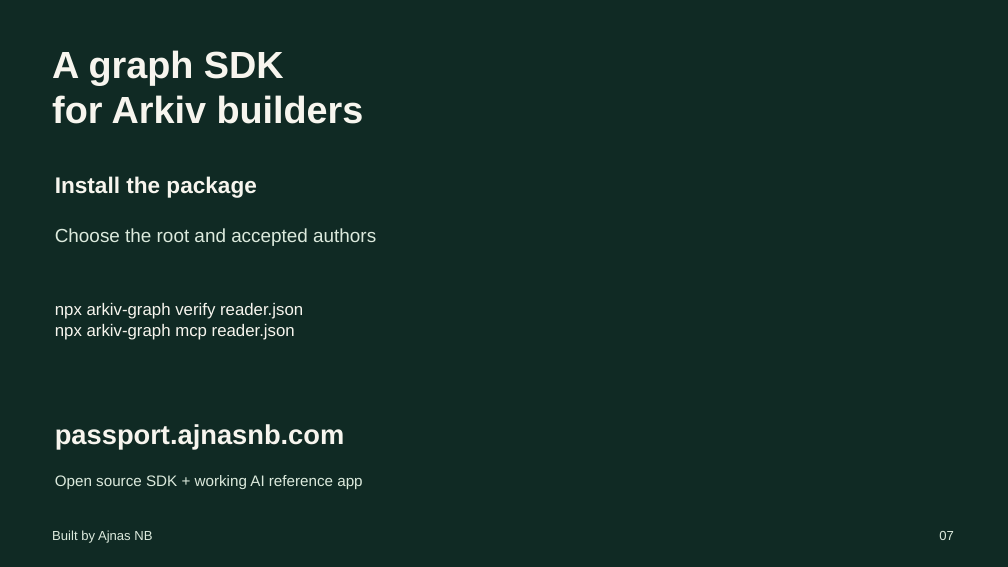
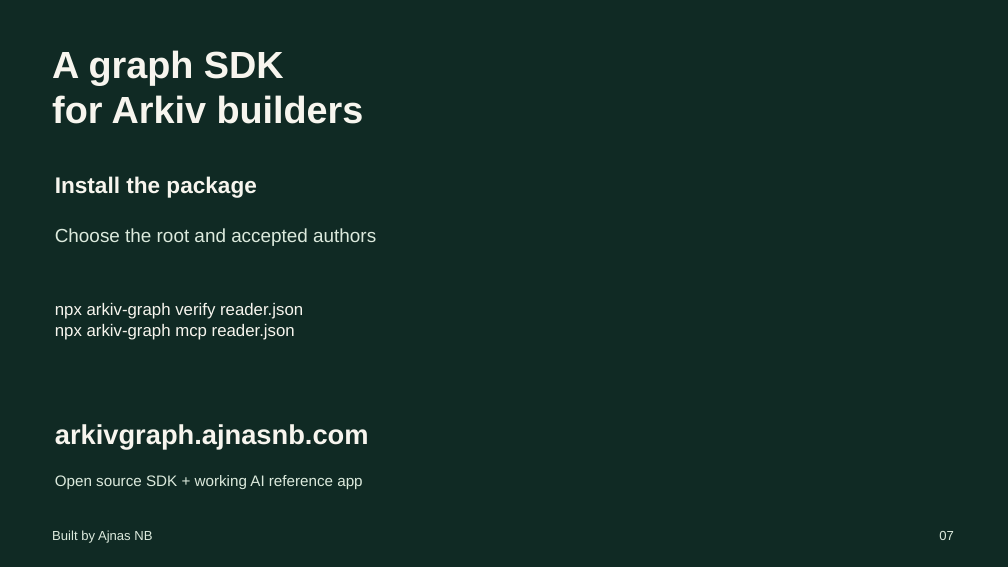
Before and after one commit to AjnasNB/app-passport, a slide deck: slide 7 of apps/web/public/downloads/arkiv-graph-pitch.pptx. Drawn at 1008x567 pixels with LibreOffice and Linux fonts; fonts in the diff are those of the drawing; background and template pictures are left out. Boxes give left, top, right and bottom in pixels: in the first picture for what was removed or moved away, otherwise in the second. Text is boxed around its words. In the diff, an @@ line names an element or a change of style, - is before the commit and + after.

Commit message:
Publish the Arkiv Graph launch film and verified pitch assets

```diff
--- a/apps/web/public/downloads/arkiv-graph-pitch.pptx
+++ b/apps/web/public/downloads/arkiv-graph-pitch.pptx
@@ text at (x1=55, y1=424, x2=369, y2=449): text changed @@
-passport.ajnasnb.com
+arkivgraph.ajnasnb.com
```
Also in this commit, not shown: 1 other slide changed, 36 other files.
